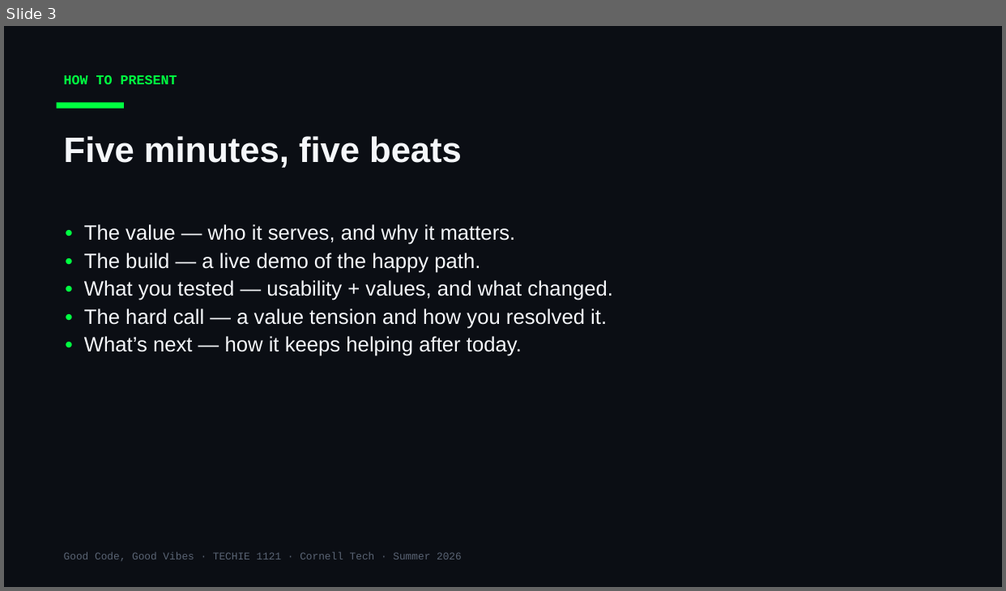
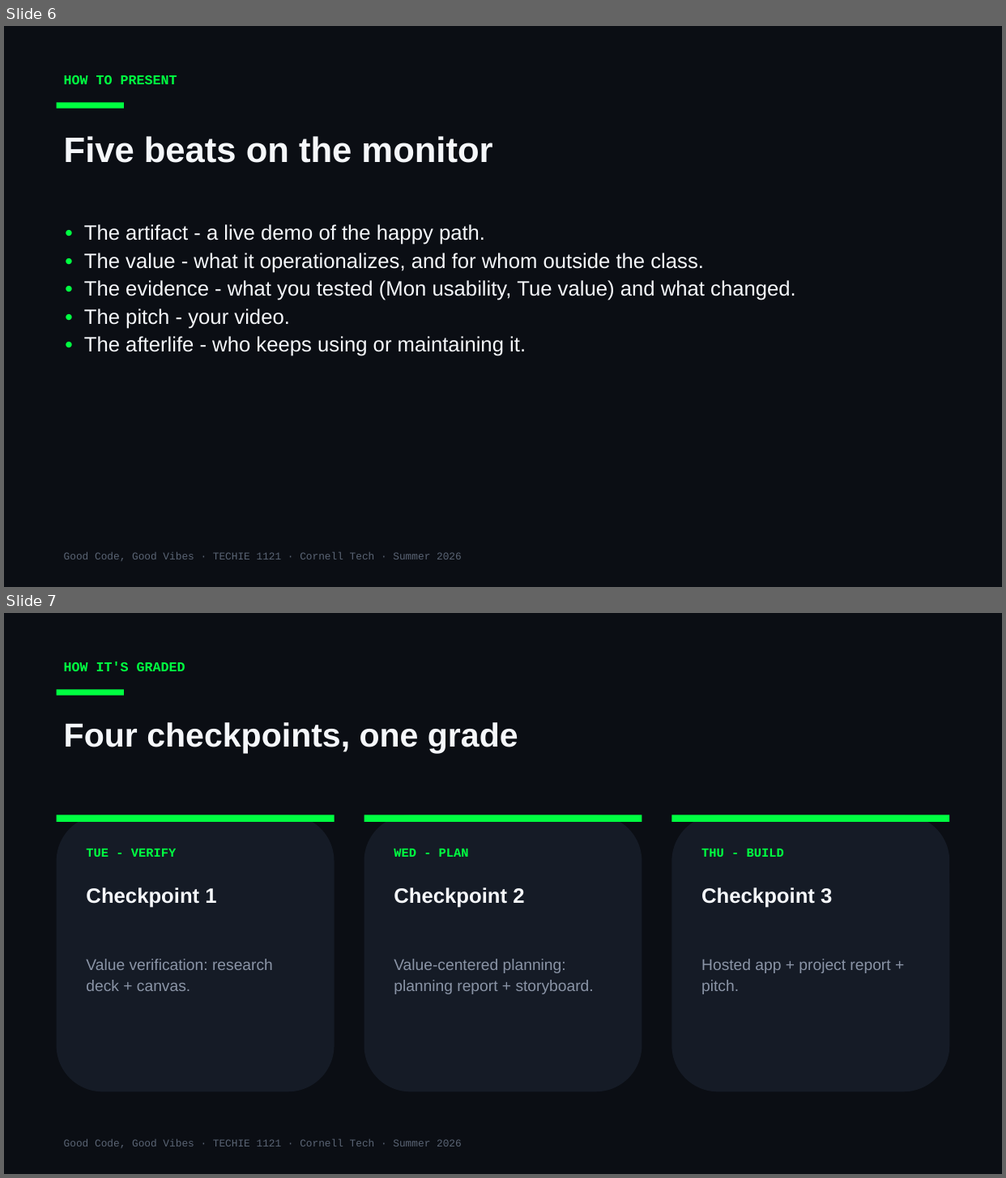
Before and after one commit to Cornell-Tech-Vibe-Coding-Summer-2026/website, a slide deck: slides/Week3-Thu-Final-Presentations.pptx. Shown one above the other, each under a label of ours: slide 3 before the commit, slides 6 and 7 after it. The pictures are 1006x591 and 1006x1178 pixels, drawn with LibreOffice and Linux fonts; fonts in the diff are those of the drawing. Boxes give left, top, right and bottom in pixels: in the first picture for what was removed or moved away, otherwise in the second. Text is boxed around its words. In the diff, an @@ line names an element or a change of style, - is before the commit and + after.

```diff
--- a/slides/Week3-Thu-Final-Presentations.pptx
+++ b/slides/Week3-Thu-Final-Presentations.pptx
@@ slide 7 added at bbox=[4, 613, 1002, 1174], background #0B0E14 @@
@@ text added at bbox=[64, 662, 185, 671], 13 pt, text #00FF41, bold @@
+HOW IT'S GRADED
@@ rectangle added at bbox=[57, 689, 124, 696], fill #00FF41 @@
@@ text added at bbox=[64, 722, 518, 754], 32 pt, text #F5F7FA, bold @@
+Four checkpoints, one grade
@@ rounded rectangle added at bbox=[57, 815, 334, 1093], fill #151B26 @@
@@ rectangle added at bbox=[57, 815, 334, 822], fill #00FF41 @@
@@ rounded rectangle added at bbox=[364, 815, 641, 1093], fill #151B26 @@
@@ rectangle added at bbox=[364, 815, 641, 822], fill #00FF41 @@
@@ rounded rectangle added at bbox=[671, 815, 949, 1093], fill #151B26 @@
@@ rectangle added at bbox=[671, 815, 949, 822], fill #00FF41 @@
@@ text added at bbox=[86, 849, 176, 857], 12 pt, text #00FF41, bold @@
+TUE - VERIFY
@@ text added at bbox=[394, 849, 469, 857], 12 pt, text #00FF41, bold @@
+WED - PLAN
@@ text added at bbox=[701, 849, 784, 857], 12 pt, text #00FF41, bold @@
+THU - BUILD
@@ text added at bbox=[86, 888, 216, 908], 20 pt, text #F5F7FA, bold @@
+Checkpoint 1
@@ text added at bbox=[394, 888, 524, 908], 20 pt, text #F5F7FA, bold @@
+Checkpoint 2
@@ text added at bbox=[701, 888, 832, 908], 20 pt, text #F5F7FA, bold @@
+Checkpoint 3
@@ text added at bbox=[86, 959, 273, 991], 15 pt, text #8A94A6 @@
+Value verification: research deck + canvas.
@@ text added at bbox=[394, 959, 594, 995], 15 pt, text #8A94A6 @@
+Value-centered planning: planning report + storyboard.
@@ text added at bbox=[701, 959, 890, 995], 15 pt, text #8A94A6 @@
+Hosted app + project report + pitch.
@@ text added at bbox=[64, 1139, 462, 1148], 10 pt, text #5A6474 @@
+Good Code, Good Vibes · TECHIE 1121 · Cornell Tech · Summer 2026
@@ what was slide 3 is now slide 6 @@
@@ slide 6 changed as well @@
@@ text at bbox=[64, 136, 492, 163]: text changed @@
-Five minutes, five beats
+Five beats on the monitor
@@ text at bbox=[84, 224, 796, 356]: text changed @@
-• The value — who it serves, and why it matters.
-• The build — a live demo of the happy path.
-• What you tested — usability + values, and what changed.
-• The hard call — a value tension and how you resolved it.
-• What’s next — how it keeps helping after today.
+• The artifact - a live demo of the happy path.
+• The value - what it operationalizes, and for whom outside the class.
+• The evidence - what you tested (Mon usability, Tue value) and what changed.
+• The pitch - your video.
+• The afterlife - who keeps using or maintaining it.
```
Also in this commit, not shown: 4 other slides changed, 4 other slides added, 1 slide removed, 5 other files.
